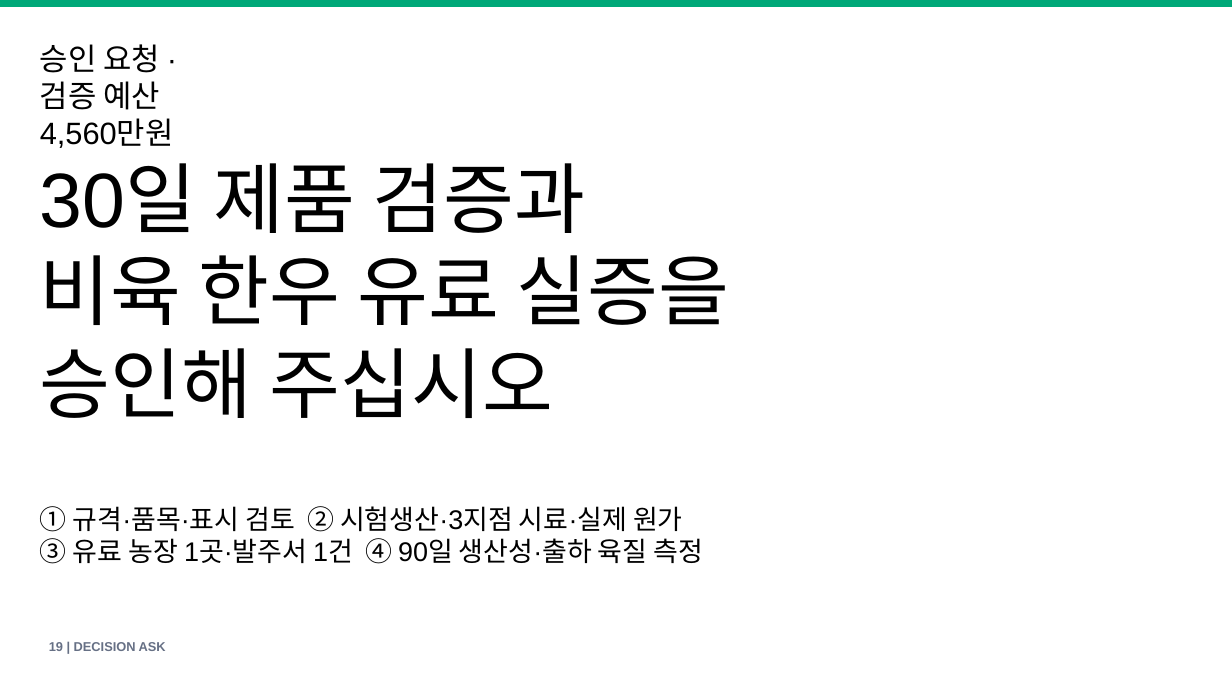
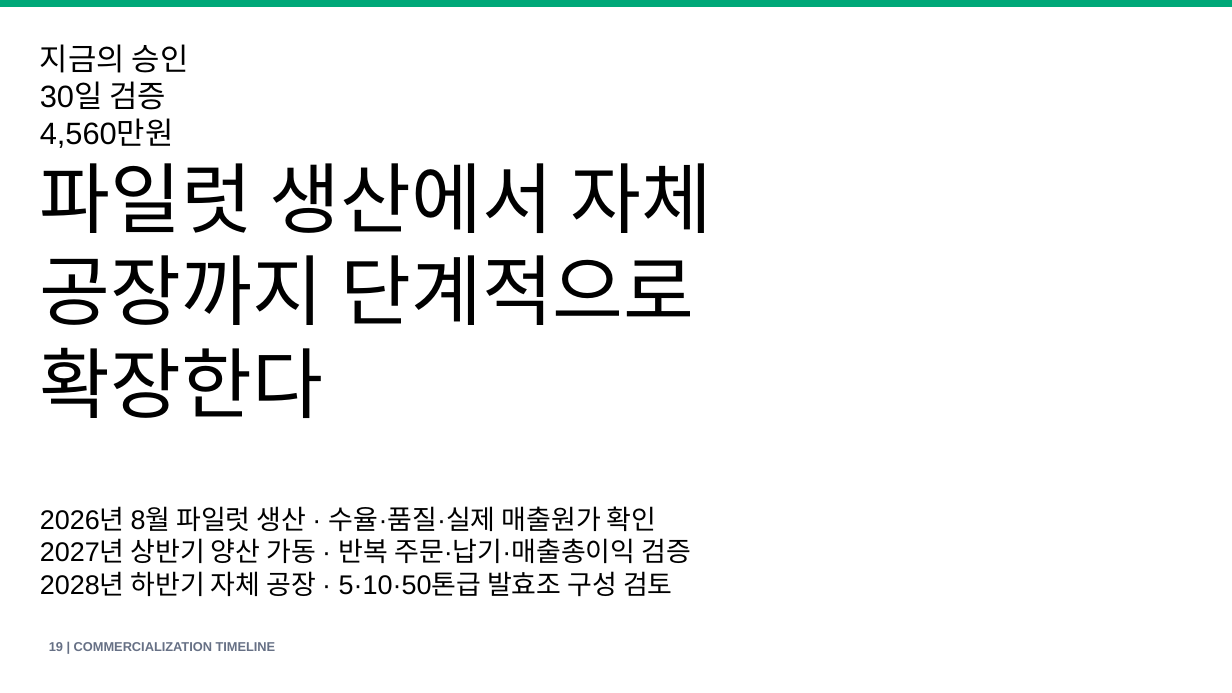
Before and after one commit to KRAdavid/gaba-feed-business-index, a slide deck: slide 19 of GABA_Feed_Business_Model_Speech_Deck_v1.pptx. Drawn at 1232x693 pixels with LibreOffice and Linux fonts; fonts in the diff are those of the drawing. Boxes give left, top, right and bottom in pixels: in the first picture for what was removed or moved away, otherwise in the second. Text is boxed around its words. In the diff, an @@ line names an element or a change of style, - is before the commit and + after.

```diff
--- a/GABA_Feed_Business_Model_Speech_Deck_v1.pptx
+++ b/GABA_Feed_Business_Model_Speech_Deck_v1.pptx
@@ text at bbox=[40, 44, 189, 148]: text changed @@
-승인 요청 · 검증 예산 4,560만원
+지금의 승인
+30일 검증
+4,560만원
@@ text at bbox=[40, 163, 712, 418]: text changed @@
-30일 제품 검증과
-비육 한우 유료 실증을
-승인해 주십시오
+파일럿 생산에서 자체 공장까지 단계적으로 확장한다
@@ text at bbox=[40, 506, 691, 596]: text changed @@
-① 규격·품목·표시 검토 ② 시험생산·3지점 시료·실제 원가
-③ 유료 농장 1곳·발주서 1건 ④ 90일 생산성·출하 육질 측정
+2026년 8월 파일럿 생산 · 수율·품질·실제 매출원가 확인
+2027년 상반기 양산 가동 · 반복 주문·납기·매출총이익 검증
+2028년 하반기 자체 공장 · 5·10·50톤급 발효조 구성 검토
@@ text at bbox=[49, 642, 276, 651]: text changed @@
-19 | DECISION ASK
+19 | COMMERCIALIZATION TIMELINE
```
Also in this commit, not shown: 8 other slides changed, 10 other files.
